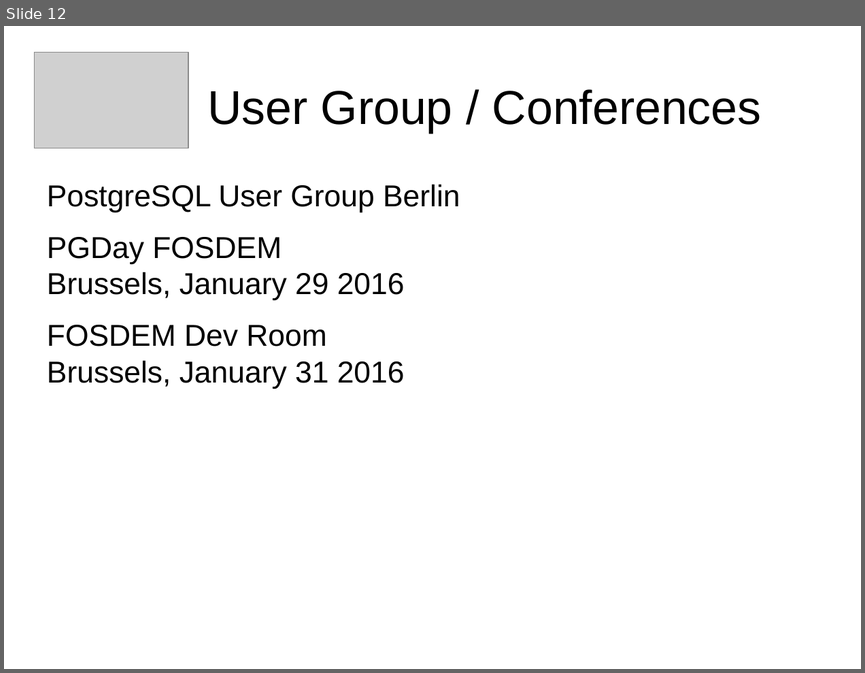
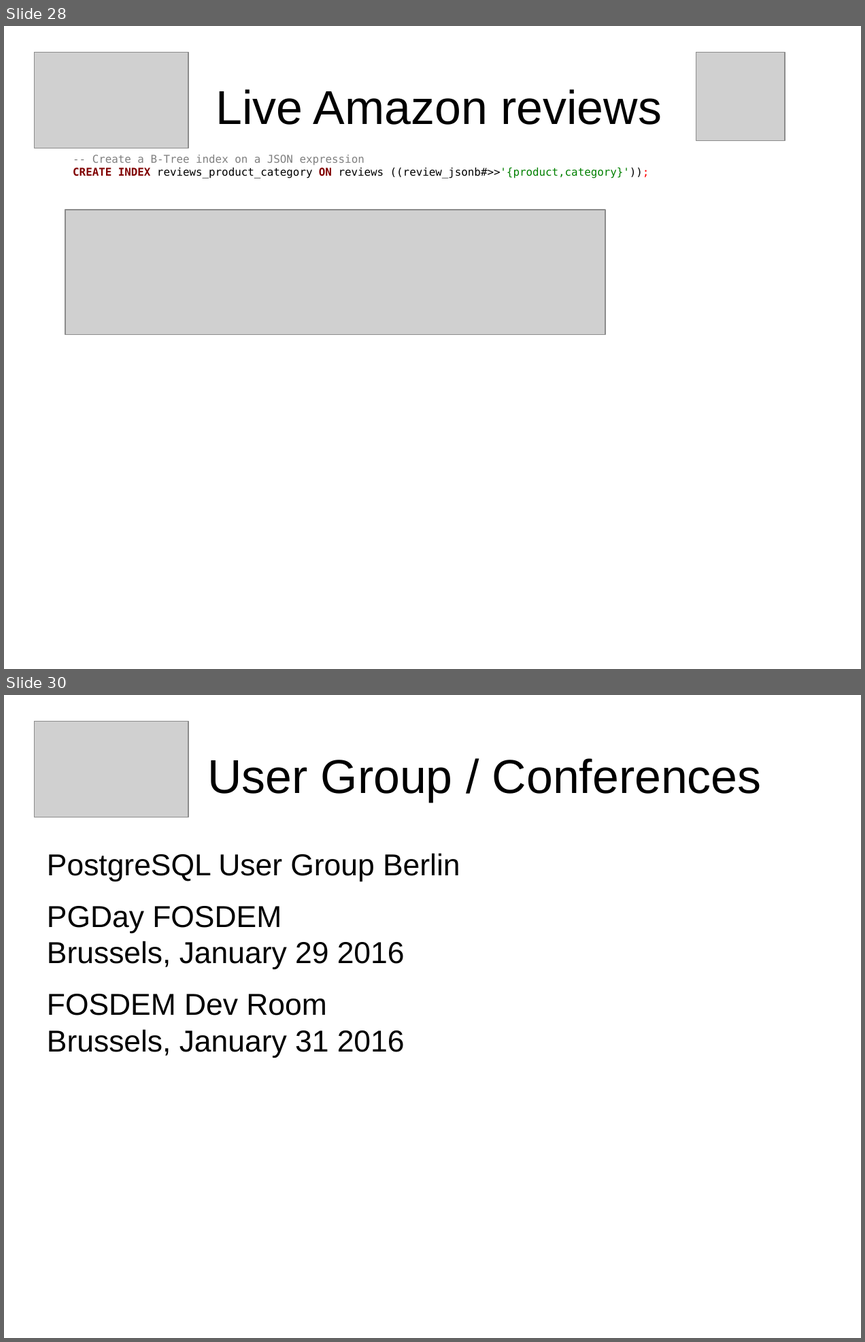
Before and after one commit to sjstoelting/talks, a slide deck: no-sql-as-not-only-sql/NoSQL-as-Not-Only-SQL.odp. Shown one above the other, each under a label of ours: slide 12 before the commit, slides 28 and 30 after it; the slides between them are not shown. The pictures are 865x673 and 865x1342 pixels, drawn with LibreOffice and Linux fonts; fonts in the diff are those of the drawing; grey boxes stand for pictures. Boxes give left, top, right and bottom in pixels: in the first picture for what was removed or moved away, otherwise in the second. Text is boxed around its words. In the diff, an @@ line names an element or a change of style, - is before the commit and + after.

```diff
--- a/no-sql-as-not-only-sql/NoSQL-as-Not-Only-SQL.odp
+++ b/no-sql-as-not-only-sql/NoSQL-as-Not-Only-SQL.odp
@@ slide 28 added at (x1=4, y1=26, x2=861, y2=669), background #FFFFFF @@
@@ picture added at (x1=35, y1=52, x2=188, y2=148) @@
@@ picture added at (x1=696, y1=52, x2=785, y2=140) @@
@@ title added at (x1=215, y1=89, x2=662, y2=125), 44 pt, text #000000 @@
+Live Amazon reviews
@@ text added at (x1=73, y1=155, x2=649, y2=178), 10 pt, text #000000 @@
+-- Create a B-Tree index on a JSON expression
+CREATE INDEX reviews_product_category ON reviews ((review_jsonb#>>'{product,category}'));
@@ picture added at (x1=65, y1=210, x2=606, y2=334) @@
@@ what was slide 12 is now slide 30 @@
```
Also in this commit, not shown: 17 other slides added, 1 other file.
